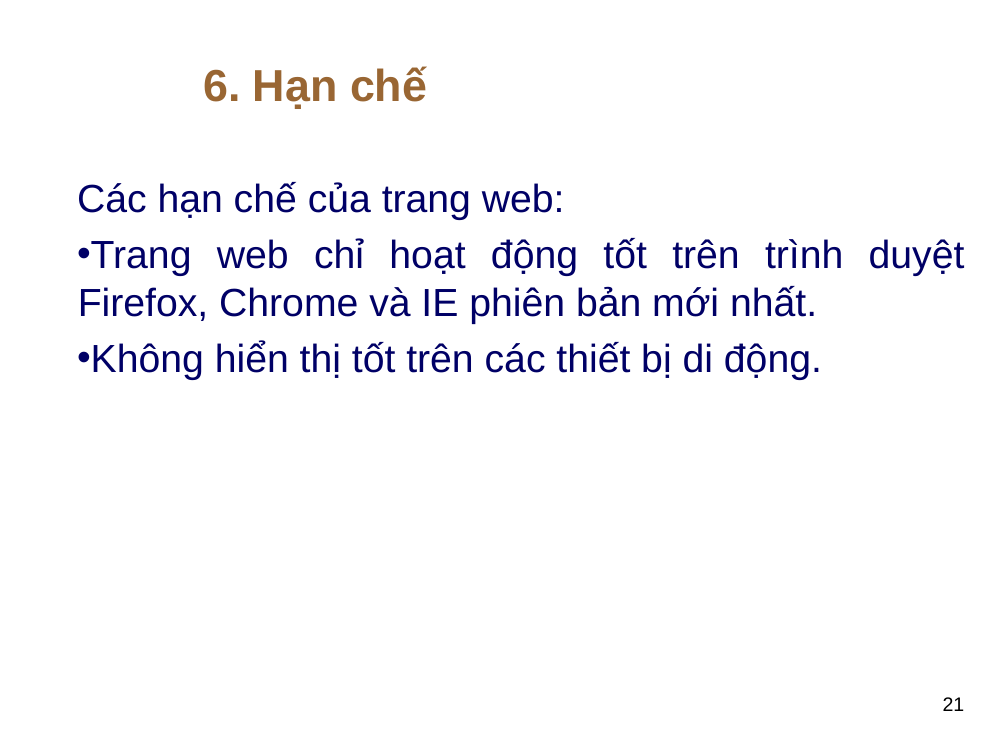
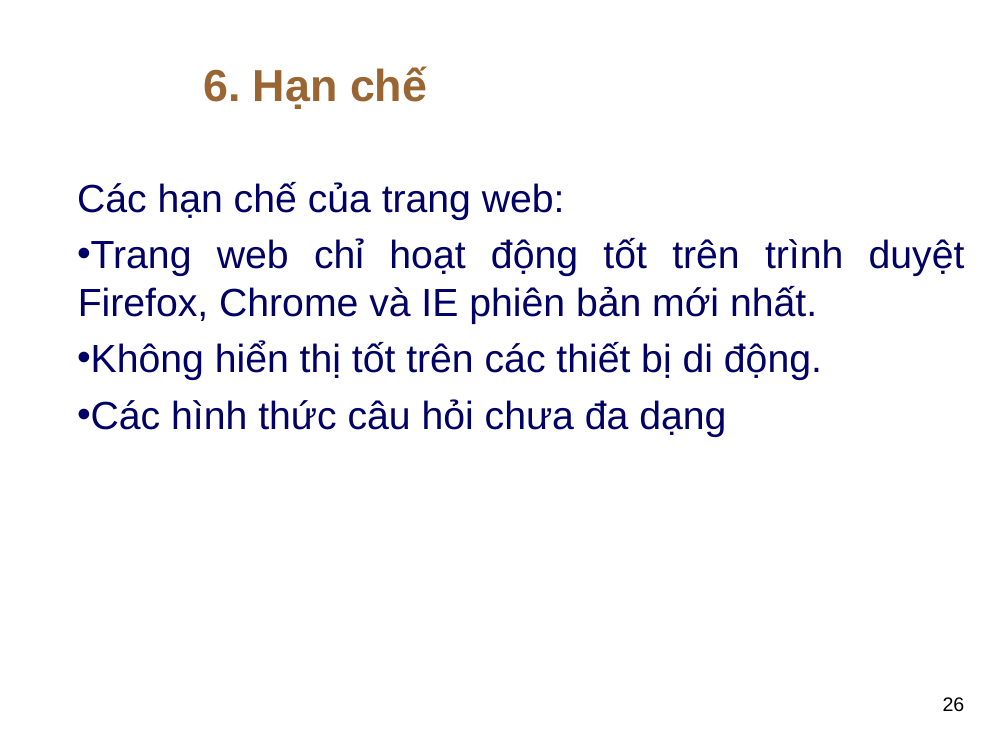
Before and after one commit to thuhuynh4393/testfrontend, a slide deck: slide 26 of Thu HUynh - SLide bao cao.ppt (slide 21 before the commit). Drawn at 1008x756 pixels with LibreOffice and Linux fonts; fonts in the diff are those of the drawing; background and template pictures are left out. Boxes give left, top, right and bottom in pixels: in the first picture for what was removed or moved away, otherwise in the second. Text is boxed around its words. In the diff, an @@ line names an element or a change of style, - is before the commit and + after.

```diff
--- a/Thu HUynh - SLide bao cao.ppt
+++ b/Thu HUynh - SLide bao cao.ppt
@@ text at box(77, 399, 726, 437): paragraph added @@
+  • Các hình thức câu hỏi chưa đa dạng
@@ page number at box(943, 697, 965, 712): text changed @@
-21
+26
```
Also in this commit, not shown: 11 other slides changed, 7 slides added, 3 slides removed.
